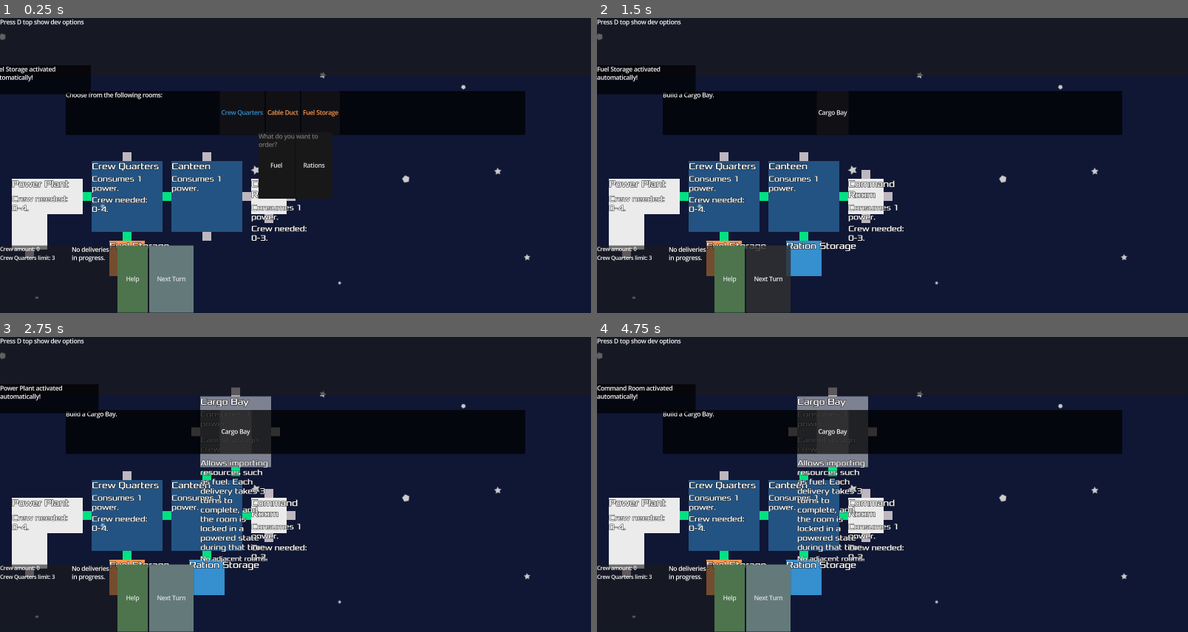
Above: before the commit, frames 1-4 (two rows, left to right).
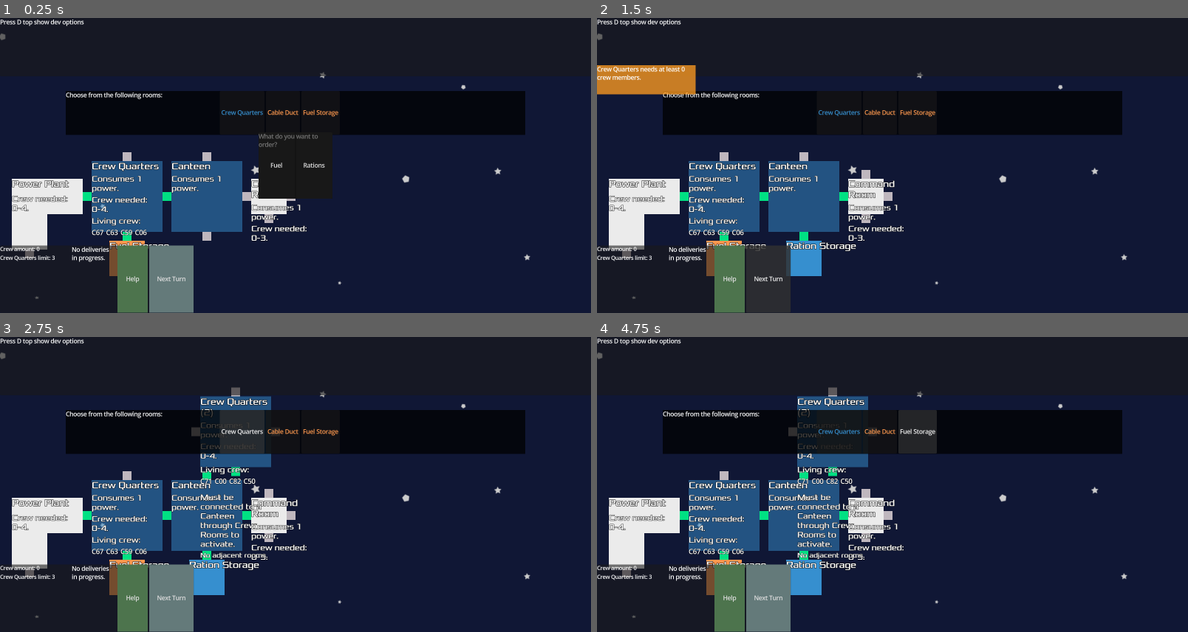
Above: after the commit, the same moments.

Repository: juhanikat/mothership
Game: Godot game, scene res://scenes/main.tscn
Two runs of this game, one before a commit and one after it. Both use one fixed random seed, a clock stepped at 60 frames per second and the inputs below. The engine's default icon, where the game draws it, is replaced by a stand-in: a white triangle on a blue panel in a dark square.
Inputs (mouse positions are in pixels of both pictures, inside the frame that each line leads up to):
- Up to frame 1 (0.25 s): no input
- Up to frame 2 (1.5 s): click "Next Turn" at 0.5 s; click "Next Turn" at 1.25 s
- Up to frame 3 (2.75 s): click (236, 431) at 2 s, where only the run before the commit has a clickable "Cargo Bay"
- Up to frame 4 (4.75 s): click "Cargo Bay" (after the commit: "Crew Quarters") at 2.75 s; click "Cargo Bay" (after the commit: "Cable Duct") at 3.5 s; click "Cargo Bay" (after the commit: "Fuel Storage") at 4.25 s

The runs differ from the first frame. In frame 1, 1.7% of the frame differs, in the area x 0-25%, y 16-74%; in frame 2, 2.3%; in frame 3, 5.2%; in frame 4, 6.7%, in the area x 0-58%, y 16-77%.

Commit message:
crew quarters can now be deactivated, changed crew member functionality

Diff:
--- a/gameplay_scripts/CrewMember.gd
+++ b/gameplay_scripts/CrewMember.gd
@@ -2,17 +2,16 @@
 extends Control
 
 var crewmember_name: String
-var crew_quarters: Room # the CrewMember's assigned Crew Quarters
+var home: Room # the CrewMember's assigned Crew Quarters
 var assigned_to: Room # the CrewMember's current location
 
 var hovering: bool = false
 var picked: bool = false
+var inactive: bool = true
 
 @export var name_label: RichTextLabel
 
 ## NOTE: Currently, room.gd is responsible for changing the <picked> variable, and moving the crew member between rooms.
-
-
 func _process(_delta: float) -> void:
 	if picked:
 		var global_mouse_pos = get_global_mouse_position()
@@ -20,9 +19,9 @@
 
 
 ## NOTE: <assigned_to> is set inside a function in RoomGameplay.gd.
-func init_crew_member(p_name: String, p_crew_quarters: Room):
+func init_crew_member(p_name: String, p_home: Room):
 	crewmember_name = p_name
-	crew_quarters = p_crew_quarters
+	home = p_home
 
 	name_label.text = crewmember_name
 
@@ -38,6 +37,15 @@
 	return random_name
 
 
+func toggle_inactive() -> void:
+	if inactive:
+		inactive = false
+		name_label.text = crewmember_name
+	else:
+		inactive = true
+		name_label.text = "[color=red]%s[/color]testing" % [crewmember_name]
+
+
 ## Return an Array of Rooms this CrewMember can access from their current location.
 ## Does not include their own location.
 func get_accessible_rooms() -> Array[Room]:
--- a/gameplay_scripts/main.gd
+++ b/gameplay_scripts/main.gd
@@ -212,6 +212,11 @@
 		if not cargo_bay:
 			GlobalNotice.display("Place all required rooms first.", "warning")
 			return false
+
+	for room: Room in get_tree().get_nodes_in_group("Room"):
+		if len(room.gameplay.get_assigned_crew()) == room.gameplay.crew_needed.min:
+			GlobalNotice.display("%s needs at least %s crew members." % [str(room.room_name), str(room.gameplay.crew_needed.min)], "warning")
+			return false
 	return true
 
 
--- a/gameplay_scripts/room/RoomGameplay.gd
+++ b/gameplay_scripts/room/RoomGameplay.gd
@@ -2,6 +2,7 @@
 extends Node
 
 const RoomType = RoomData.RoomType
+var parent_room: Room
 var parent_room_type: RoomData.RoomType
 
 var activated: bool = false
@@ -26,16 +27,17 @@
 # FOR RATION STORAGE
 var rations_remaining: int = 0
 
-# FOR POWER SUPPLIERS
+# FOR POWER PLANT
 var power_supply = { } # "capacity" and "range"
 var supplies_to: Array[Room] = []
 
-# FOR CREW SUPPLIERS
+# FOR CREW QUARTERS
 var crew_amount: int = 0 # amount of Crew this CrewQuarters will give once activated
+var first_activation: bool = true # set to false once the room has been activated for the first time
+var living_crewmembers: Array[CrewMember] = []
 # NOTE: Assigned crew are children of a node in the Room scene, there is no list for them
 var _data: Dictionary[String, Variant]
 
-@onready var parent_room: Room
 @onready var main: Main = get_tree().root.get_node("Main")
 @onready var hud: Hud = main.get_node("HUD")
 
@@ -44,16 +46,24 @@
 
 ## RoomGameplay is created and added as a child to a Room node (in room.gd).
 func _ready() -> void:
-	add_to_group("RoomGameplay")
-	parent_room = get_parent()
+	main = get_tree().root.get_node("Main")
+	# CREATE CREW
+	for i in range(crew_amount):
+		# NOTE: creates new crew members, fix this if Crew Quarters can ever be disabled and enabled again
+		var new_crew_member: CrewMember = crew_member_scene.instantiate()
+		new_crew_member.init_crew_member(new_crew_member.create_random_name(main.used_crew_names), parent_room)
+		living_crewmembers.append(new_crew_member)
+		main.used_crew_names.append(new_crew_member.crewmember_name)
+	parent_room.room_info.update_living_crew_container(living_crewmembers)
+
+
+func init_gameplay_features(p_parent_room: Room, p_data: Dictionary) -> void:
+	_data = p_data
+	parent_room = p_parent_room
 	parent_room_type = parent_room.room_type
-	main = get_tree().root.get_node("Main")
-
-
-func init_gameplay_features(data: Dictionary) -> void:
-	_data = data
 	# adds room to group with the same value as its RoomType enum
 	parent_room.add_to_group(str(RoomData.room_data.find_key(_data)))
+	add_to_group("RoomGameplay")
 
 	if "power_supply" in _data.keys():
 		power_supply = _data["power_supply"].duplicate(true)
@@ -77,29 +87,27 @@
 	GlobalSignals.cargo_bay_order_made.connect(_on_cargo_bay_order_made)
 
 
-func get_crew() -> Array[CrewMember]:
+## Get all CrewMembers that are assigned to this room.
+func get_assigned_crew() -> Array[CrewMember]:
 	var all_crew_nodes: Array[CrewMember] = []
-	all_crew_nodes.assign(parent_room.crew_member_node.get_children())
+	all_crew_nodes.assign(parent_room.assigned_crew_members_node.get_children())
 	return all_crew_nodes
 
 
 ## Called when a deactivated room is middle-clicked. Calls lots of other functions depending on room type.
 ## Returns true if the room has been activated, and false otherwise.
 ## NOTE: Rooms with "always_activated" set to true have already been activated before this function!
-func activate_room(show_activation_notice: bool = false) -> bool:
+func activate_room(automatic: bool = false, show_activation_notice: bool = false) -> bool:
 	if not _can_be_activated():
 		return false
-
 	match parent_room_type:
 		RoomType.CREW_QUARTERS:
-			for i in range(crew_amount):
-				# NOTE: creates new crew members, fix this if Crew Quarters can ever be disabled and enabled again
-				var new_crew_member: CrewMember = crew_member_scene.instantiate()
-				new_crew_member.init_crew_member(new_crew_member.create_random_name(main.used_crew_names), parent_room)
-				main.used_crew_names.append(new_crew_member.crewmember_name)
-				# new crew members are assigned to their Crew Quarters by default
-				self.assign_crew(new_crew_member)
-			hud.update_crew_amount_label(4)
+			# activate each crew member that lives here (they are also assigned to this room)
+			var activation_msg = "Activated: "
+			for crew: CrewMember in living_crewmembers:
+				activate_crew(crew)
+				activation_msg += ", %s" % [crew.crewmember_name]
+			GlobalNotice.display(activation_msg)
 		RoomType.GARDEN:
 			GlobalSignals.crew_quarters_limit_raised.emit(_data["crew_quarters_limit_increase"])
 		RoomType.CARGO_BAY:
@@ -114,6 +122,8 @@
 		sufficient_power_supplier.gameplay.add_power_consumer(parent_room)
 	if show_activation_notice:
 		GlobalNotice.display("Room activated.")
+	if automatic:
+		parent_room.highlight(1)
 	return true
 
 
@@ -125,6 +135,12 @@
 		return false
 
 	match parent_room_type:
+		RoomType.CREW_QUARTERS:
+			var deactivation_msg = "Deactivated: "
+			for crew: CrewMember in living_crewmembers:
+				deactivate_crew(crew)
+				deactivation_msg += ", %s" % [crew.crewmember_name]
+			GlobalNotice.display(deactivation_msg)
 		RoomType.GARDEN:
 			GlobalSignals.crew_quarters_limit_lowered.emit(_data["crew_quarters_limit_increase"])
 		RoomType.POWER_PLANT:
@@ -148,7 +164,6 @@
 				power_supplier.gameplay.remove_power_consumer(parent_room)
 				break
 
-	print("here")
 	activated = false
 	parent_room.texture_polygon.color.a -= 0.5
 	if show_deactivation_notice:
@@ -160,30 +175,31 @@
 func assign_crew(crew_member: CrewMember) -> bool:
 	var previous_room: Room = crew_member.assigned_to
 	if previous_room and previous_room == parent_room:
-		return false
-
-	if len(get_crew()) == crew_needed.max:
+		print("on")
+		return false
+
+	if len(get_assigned_crew()) == crew_needed.max:
 		GlobalNotice.display("Cannot assign crew to %s: The maximum amount is %s." % [str(parent_room.room_name), str(crew_needed.min)], "warning")
 		return false
 
-	if crew_member.assigned_to:
+	if previous_room:
 		var crew_accessible_rooms = RoomConnections.get_all_rooms(parent_room, -1, true)
 		# if there is no path to the previous room, the crewmember cannot be assigned
-		if crew_member.assigned_to not in crew_accessible_rooms:
+		if previous_room not in crew_accessible_rooms:
 			GlobalNotice.display("Cannot assign crew to %s: There is no crew accessible path there." % [str(parent_room.room_name)], "warning")
 			return false
-
-	if previous_room:
-		var crew_unassigned = previous_room.gameplay._unassign_crew(crew_member)
+		var crew_unassigned = previous_room.gameplay.unassign_crew(crew_member)
 		if not crew_unassigned:
 			return false
 
 	crew_member.assigned_to = parent_room
-	parent_room.crew_member_node.add_child(crew_member)
-	parent_room.room_info.update_assigned_crew_container(parent_room.crew_member_node.get_children())
+	# reparent() because the crew member might be asgined to a LivingCrewMembersNode
+	parent_room.assigned_crew_members_node.add_child(crew_member)
+	parent_room.room_info.update_assigned_crew_container(get_assigned_crew())
 	crew_member.hide()
 	parent_room.highlight(1)
 
+	## CREW EFFECTS ON ROOM GO HERE
 	match parent_room_type:
 		RoomType.POWER_PLANT:
 			power_supply.capacity += 5
@@ -193,20 +209,48 @@
 
 
 ## Only call this if the crew member is actually assigned here.
-func _unassign_crew(crew_member: CrewMember) -> bool:
-	assert(crew_member in parent_room.crew_member_node.get_children(), "Crew member is not assigned to this room.")
-	if len(get_crew()) == crew_needed.min:
-		GlobalNotice.display("Cannot unassign crew from %s: It needs at least %s crew members." % [str(parent_room.room_name), str(crew_needed.min)], "warning")
-		return false
-
-	parent_room.crew_member_node.remove_child(crew_member)
-	parent_room.room_info.update_assigned_crew_container(parent_room.crew_member_node.get_children())
+func unassign_crew(crew_member: CrewMember) -> bool:
+	assert(crew_member in parent_room.assigned_crew_members_node.get_children(), "Crew member is not assigned to this room.")
+
+	parent_room.assigned_crew_members_node.remove_child(crew_member)
+	parent_room.room_info.update_assigned_crew_container(get_assigned_crew())
 	crew_member.assigned_to = null
 
+	## CREW EFFECTS ON ROOM GO HERE
 	match parent_room_type:
 		RoomType.POWER_PLANT:
 			power_supply.capacity -= 5
 	return true
+
+
+## Only call this if the CrewMember's HOME room is this Room.
+## Activate the CrewMember and assign them to their current room (= Crew Quarters)
+## Called when e.g. their home Room is activated after being deactivated.
+func activate_crew(crew_member: CrewMember) -> void:
+	assert(crew_member.home == parent_room)
+	assert(crew_member.inactive == true)
+	var previous_room: Room = crew_member.assigned_to
+	assert(previous_room == null)
+
+	crew_member.toggle_inactive()
+	assign_crew(crew_member)
+
+
+## Only call this if the CrewMember's HOME room is this Room.
+## Unassign the CrewMember, Return them to their home Room and make them unavailable.
+## Called when e.g. their home Room is deactivated.
+func deactivate_crew(crew_member: CrewMember) -> void:
+	assert(crew_member.home == parent_room)
+	assert(crew_member.inactive == false)
+
+	var previous_room: Room = crew_member.assigned_to
+	assert(previous_room != null)
+	previous_room.gameplay.unassign_crew(crew_member)
+
+	crew_member.toggle_inactive()
+	crew_member.home.room_info.update_assigned_crew_container(crew_member.home.gameplay.get_assigned_crew())
+
+
 
 
 func add_power_consumer(room: Room) -> void:
@@ -290,7 +334,7 @@
 		GlobalNotice.display("Cannot activate room: It is set to be always deactivated.", "warning")
 		return false
 
-	if len(get_crew()) < crew_needed.min:
+	if len(get_assigned_crew()) < crew_needed.min:
 		GlobalNotice.display("Cannot activate room: It needs at least %s crew members." % [str(crew_needed.min)], "warning")
 		return false
 
@@ -413,7 +457,8 @@
 		if always_activated or activate_when_connected:
 			var was_activated = activate_room()
 			if was_activated:
-				GlobalNotice.display("%s activated automatically!" % [parent_room.room_name])
+				pass
+				#GlobalNotice.display("%s activated automatically!" % [parent_room.room_name])
 			elif always_activated:
 				push_error("Room with always_activated set to true did not have enough power to activate, it should not be able to be placed!!!! fix!!!")
 
--- a/gameplay_scripts/room/room.gd
+++ b/gameplay_scripts/room/room.gd
@@ -2,11 +2,13 @@
 extends Area2D
 
 const RoomShape = RoomData.RoomShape
+const RoomType = RoomData.RoomType
 const MAX_CONNECTOR_DISTANCE = 40
 
 @export var check_connection_timer: Timer
 @export var texture_polygon: Polygon2D
-@export var crew_member_node: Node2D
+@export var assigned_crew_members_node: Node2D
+@export var deactivated_crew_members_node: Node2D
 @export var highlight_line: Line2D
 @export var highlight_line_timer: Timer
 @export var highlight_anim_player: AnimationPlayer
@@ -125,10 +127,7 @@
 
 	GlobalSignals.room_connected.connect(_on_room_connected)
 
-	# RoomGameplay handles supplying power etc. gameplay things
-	gameplay = RoomGameplay.new()
-	add_child(gameplay)
-	gameplay.init_gameplay_features(_data)
+
 
 	var overwrite_name = ""
 	if not main.spawned_room_names.get(room_name):
@@ -143,6 +142,11 @@
 	new_room_info.global_position = global_position + RoomData.room_info_pos[_shape]
 	room_info = new_room_info
 	main.room_info_nodes.add_child(new_room_info)
+
+	# RoomGameplay handles supplying power etc. gameplay things
+	gameplay = RoomGameplay.new()
+	gameplay.init_gameplay_features(self, _data)
+	add_child(gameplay)
 
 
 func _unhandled_input(event: InputEvent) -> void:
@@ -172,9 +176,13 @@
 			else:
 				var assigned_crew = get_tree().get_nodes_in_group("CrewMember").filter(func(crew: CrewMember): return crew.assigned_to == self)
 				if len(assigned_crew) > 0:
-					assigned_crew[0].picked = true
-					assigned_crew[0].show()
-					GlobalVariables.picked_crew = assigned_crew[0]
+					for crew: CrewMember in assigned_crew:
+						if not crew.inactive:
+							assigned_crew[0].picked = true
+							assigned_crew[0].show()
+							GlobalVariables.picked_crew = assigned_crew[0]
+							return
+					GlobalNotice.display("Cannot pick up Crew: All crewmembers in this room are inactive.")
 		return
 
 	if picked:
--- a/gameplay_scripts/room/room_info.gd
+++ b/gameplay_scripts/room/room_info.gd
@@ -3,6 +3,8 @@
 
 @export var assigned_crew_members_container: HBoxContainer
 @export var assigned_crew_members_container_label: RichTextLabel
+@export var living_crew_members_container: HBoxContainer
+@export var living_crew_members_container_label: RichTextLabel
 @export var room_name_label: RichTextLabel
 @export var power_usage_label: RichTextLabel
 @export var crew_needed_label: RichTextLabel
@@ -10,7 +12,6 @@
 @export var resource_label: RichTextLabel
 @export var description_label: RichTextLabel
 @export var adjacent_rooms_label: RichTextLabel
-@export var crew_member_label_duplicate: RichTextLabel
 
 var crew_member_scene = load("res://scenes/crew_member.tscn")
 
@@ -142,15 +143,27 @@
 	resource_label.text = "%s rations remaining." % [str(current_rations_remaining)]
 
 
-func update_assigned_crew_container(current_crew: Array[Node]) -> void:
+func update_assigned_crew_container(current_crew: Array[CrewMember]) -> void:
 	for label in assigned_crew_members_container.get_children():
 		label.queue_free()
 	for crew_member in current_crew:
-		var crew_name_label: RichTextLabel = crew_member_label_duplicate.duplicate()
-		crew_name_label.text = crew_member.crewmember_name
+		var crew_name_label: RichTextLabel = crew_member.name_label.duplicate()
 		parent_room.room_info.assigned_crew_members_container.add_child(crew_name_label)
 		crew_name_label.show()
 	if len(current_crew) == 0:
 		assigned_crew_members_container_label.hide()
 	else:
 		assigned_crew_members_container_label.show()
+
+
+func update_living_crew_container(current_crew: Array[CrewMember]) -> void:
+	for label in living_crew_members_container.get_children():
+		label.queue_free()
+	for crew_member in current_crew:
+		var crew_name_label: RichTextLabel = crew_member.name_label.duplicate()
+		parent_room.room_info.living_crew_members_container.add_child(crew_name_label)
+		crew_name_label.show()
+	if len(current_crew) == 0:
+		living_crew_members_container_label.hide()
+	else:
+		living_crew_members_container_label.show()
--- a/project.godot
+++ b/project.godot
@@ -40,10 +40,6 @@
 
 version_control/plugin_name="GitPlugin"
 version_control/autoload_on_startup=true
-
-[editor_plugins]
-
-enabled=PackedStringArray("res://addons/GDQuest_GDScript_formatter/plugin.cfg", "res://addons/gdscript_formatter/plugin.cfg")
 
 [global_group]
 
--- a/scenes/hud.tscn
+++ b/scenes/hud.tscn
@@ -245,19 +245,17 @@
 size_flags_horizontal = 4
 size_flags_vertical = 4
 bbcode_enabled = true
-text = "Pick rooms from the panel at the right side of the screen. When a room is picked up …(216 unchanged characters)…
-
-There are six different room categories:
-- Crew Rooms contain facilities such as Crew Quarters, Canteens and Lavatories to increase the size of your crew and keep them happy.
+text = "Pick rooms from the panel at the top of the screen. When a room is picked up …(216 unchanged characters)…
+
+There are four different room categories:
+- Crew Rooms contain facilities to increase the size of your crew. The Crew Quarters is the most important room in this category, and each Crew Quarters needs its own Canteen and Lavatory.
 - Maintenance Rooms are the backbone of the station and are needed for other rooms to function. They can also help you design the layout of the station and make it run more effectively, especially later in the game.
-- Emergency Rooms are needed to defend the station against attackers and other threats.
 - Research Rooms unlock new room types.
-- Luxury Rooms improve the quality of life on the station. (maybe remove this category later?)
-- Special Rooms such as Power Plants and the [color=orange]Command Room[/color] are rare and can only be built when The Commander orders you to. They have important gameplay mechanics assigned to them.
-
-Pressing the \"Next turn\" button in the top right corner of the screen advances the game. You can choose 1 new room to add to the station each turn. The options are presented in the panel at the right. Advancing the turn also has other effects, such as depleting one fuel resource to power each of your Power Plants.
-
-You lose the game if the [color=orange]Command Room[/color] runs out of power or there is not enough crew to man it (this is not implemented yet).
+- Special Rooms such as Power Plants and the Command Room are rare and can only be built on specific turns. They have important gameplay mechanics assigned to them.
+
+Pressing the \"Next turn\" button in the bottom left corner of the screen advances the game. You can choose 1 new room to add to the station each turn. Advancing the turn also has other effects, such as depleting one fuel resource to power each of your Power Plants.
+
+You lose the game if the Command Room runs out of power or there is not enough crew to man it (this is not implemented yet).
 "
 fit_content = true
 metadata/_edit_use_anchors_ = true
--- a/scenes/room.tscn
+++ b/scenes/room.tscn
@@ -56,11 +56,12 @@
 &"show_highlight": SubResource("Animation_ppkfq")
 }
 
-[node name="Room" type="Area2D" unique_id=2146794284 node_paths=PackedStringArray("check_connection_timer", "texture_polygon", "crew_member_node", "highlight_line", "highlight_lin …(177 unchanged characters)…
+[node name="Room" type="Area2D" unique_id=2146794284 node_paths=PackedStringArray("check_connection_timer", "texture_polygon", "assigned_crew_members_node", "deactivated_crew_members_node", "highlight_line", "highlight_lin …(177 unchanged characters)…
 script = ExtResource("1_ppkfq")
 check_connection_timer = NodePath("CheckConnectionTimer")
 texture_polygon = NodePath("TexturePolygon")
-crew_member_node = NodePath("AssignedCrewMembers")
+assigned_crew_members_node = NodePath("AssignedCrewMembers")
+deactivated_crew_members_node = NodePath("DeactivatedCrewMemberNodes")
 highlight_line = NodePath("HighlightLine")
 highlight_line_timer = NodePath("HighlightLine/HighlightLineTimer")
 highlight_anim_player = NodePath("HighlightLine/HighlightAnimationPlayer")
@@ -84,6 +85,8 @@
 uv = PackedVector2Array(-472, -25, -221, -28, -235, 58)
 
 [node name="AssignedCrewMembers" type="Node2D" parent="." unique_id=1210250576]
+
+[node name="DeactivatedCrewMemberNodes" type="Node2D" parent="." unique_id=307074309]
 
 [node name="HighlightLine" type="Line2D" parent="." unique_id=1320779008]
 closed = true
--- a/scenes/room_info.tscn
+++ b/scenes/room_info.tscn
@@ -6,7 +6,7 @@
 [sub_resource type="StyleBoxFlat" id="StyleBoxFlat_8n8ci"]
 bg_color = Color(0.6, 0.6, 0.6, 0)
 
-[node name="RoomInfo" type="PanelContainer" unique_id=110799 …(71 unchanged characters)… ssigned_crew_members_container_label", "room_name_label", "power_usage_label", " …(150 unchanged characters)…
+[node name="RoomInfo" type="PanelContainer" unique_id=110799 …(71 unchanged characters)… ssigned_crew_members_container_label", "living_crew_members_container", "living_crew_members_container_label", "room_name_label", "power_usage_label", " …(150 unchanged characters)…
 anchors_preset = -1
 anchor_right = 0.132
 anchor_bottom = 0.316
@@ -17,6 +17,8 @@
 script = ExtResource("1_8n8ci")
 assigned_crew_members_container = NodePath("VBoxContainer/AssignedCrewMembers")
 assigned_crew_members_container_label = NodePath("VBoxContainer/AssignedCrewmembersLabel")
+living_crew_members_container = NodePath("VBoxContainer/LivingCrewMembers")
+living_crew_members_container_label = NodePath("VBoxContainer/LivingCrewMembersLabel")
 room_name_label = NodePath("VBoxContainer/RoomName")
 power_usage_label = NodePath("VBoxContainer/PowerUsage")
 crew_needed_label = NodePath("VBoxContainer/CrewNeeded")
@@ -76,6 +78,20 @@
 size_flags_vertical = 4
 mouse_filter = 2
 
+[node name="LivingCrewMembersLabel" type="RichTextLabel" parent="VBoxContainer" unique_id=152602044]
+layout_mode = 2
+mouse_filter = 2
+theme_override_constants/outline_size = 6
+theme_override_fonts/normal_font = ExtResource("2_lgln2")
+theme_override_font_sizes/normal_font_size = 14
+text = "Living crew:"
+fit_content = true
+
+[node name="LivingCrewMembers" type="HBoxContainer" parent="VBoxContainer" unique_id=329611347]
+layout_mode = 2
+size_flags_vertical = 4
+mouse_filter = 2
+
 [node name="TraitsLabel" type="RichTextLabel" parent="VBoxContainer" unique_id=975002107]
 layout_mode = 2
 mouse_filter = 2
